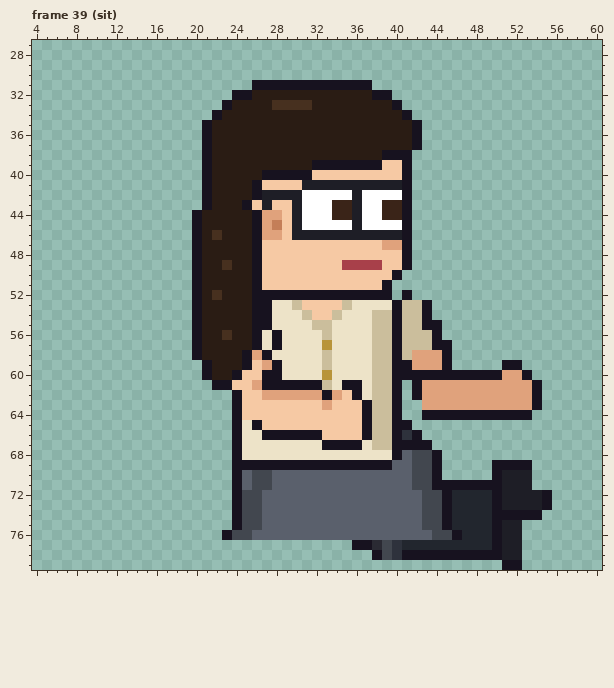
Pixel-art file, stored at sprites/clients/client_paralegal_right_anim.aseprite. Above, as it was before the edit.
64x80 pixels, 85 frames. Colours within 5 levels of each other are drawn and written as one. Shown: frame 39 (sit): x 4..60, y 27..79. The commit also changed other frames, which this record leaves out.
Now the later version:
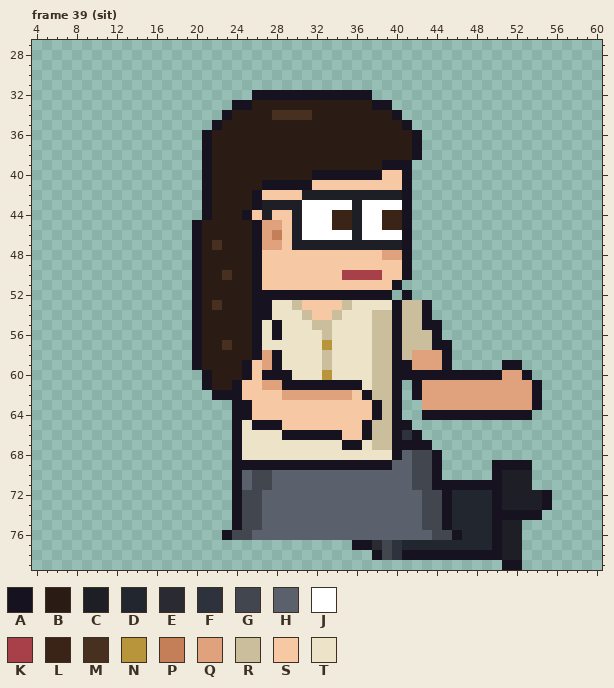
Palette (. is transparent): A #17121f  B #2a1c14  C #1e1e26  D #22262e  E #2a2a33  F #2e323c  G #42474f  H #5a606c  J #ffffff  K #a8404a  L #3a2418  M #47301f  N #b8943a  P #c47e58  Q #e0a27c  R #cbbe9c  S #f6c9a4  T #ede3c8
From old to new:
--- frame 39 (sit)
@@ x 18..44 @@
 30 ...........................
-31 ........AAAAAAAAAAAA.......
-32 ......AABBBBBBBBBBBBAA.....
-33 .....ABBBBMMMMBBBBBBBBA....
-34 ....ABBBBBBBBBBBBBBBBBBA...
-35 ...ABBBBBBBBBBBBBBBBBBBBA..
+31 ...........................
+32 ........AAAAAAAAAAAA.......
+33 ......AABBBBBBBBBBBBAA.....
+34 .....ABBBBMMMMBBBBBBBBA....
+35 ....ABBBBBBBBBBBBBBBBBBA...
 36 ...ABBBBBBBBBBBBBBBBBBBBA..
 37 ...ABBBBBBBBBBBBBBBBBBBBA..
-38 ...ABBBBBBBBBBBBBBBBBAAA...
-39 ...ABBBBBBBBBBAAAAAAASSA...
-40 ...ABBBBBAAAAASSSSSSSSSA...
-41 ...ABBBBASSSSCCCCCCCCCCA...
-42 ...ABBBBACCCCJJJJJCJJJJA...
-43 ...ABBBASCSSCJJJLLCJJLLA...
-44 ..ABBBBBAQQSCJJJLLCJJLLA...
-45 ..ABBBBBAQPSCJJJJJCJJJJA...
-46 ..ABMBBBAQQSCCCCCCCCCCCA...
-47 ..ABBBBBASSSSSSSSSSSSQQA...
-48 ..ABBBBBASSSSSSSSSSSSSSA...
-49 ..ABBMBBASSSSSSSSKKKKSSA...
-50 ..ABBBBBASSSSSSSSSSSSSA....
-51 ..ABBBBBASSSSSSSSSSSSA.....
-52 ..ABMBBBAAAAAAAAAAAAAA.A...
-53 ..ABBBBBAATTRSSSSRTTTTARRA.
+38 ...ABBBBBBBBBBBBBBBBBBBBA..
+39 ...ABBBBBBBBBBBBBBBBBAAA...
+40 ...ABBBBBBBBBBAAAAAAASSA...
+41 ...ABBBBBAAAAASSSSSSSSSA...
+42 ...ABBBBASSSSCCCCCCCCCCA...
+43 ...ABBBBACCCCJJJJJCJJJJA...
+44 ...ABBBASCSSCJJJLLCJJLLA...
+45 ..ABBBBBAQQSCJJJLLCJJLLA...
+46 ..ABBBBBAQPSCJJJJJCJJJJA...
+47 ..ABMBBBAQQSCCCCCCCCCCCA...
+48 ..ABBBBBASSSSSSSSSSSSQQA...
+49 ..ABBBBBASSSSSSSSSSSSSSA...
+50 ..ABBMBBASSSSSSSSKKKKSSA...
+51 ..ABBBBBASSSSSSSSSSSSSA....
+52 ..ABBBBBAAAAAAAAAAAAAA.A...
+53 ..ABMBBBAATTRSSSSRTTTTARRA.
 54 ..ABBBBBAATTTRSSRTTTRRARRA.
-55 ..ABBBBBAATTTTRRTTTTRRARRAA
-56 ..ABBMBBATATTTTRTTTTRRARRRA
-57 ..ABBBBBATATTTTNTTTTRRARRRA
-58 ..ABBBBAQATTTTTRTTTTRRARQQQ
-59 ...ABBBASQATTTTRTTTTRRAAQQQ
-60 ...ABBASSAATTTTNTTTTRRAAAAA
-61 ....AASSQAAAAAARTAATRRA.AQQ
-62 ......ASSQQQQQQAQSATRRA.AQQ
-63 ......ASSSSSSSSQSSSARRA..QQ
-64 ......ASSSSSSSSSSSSARRA..AA
-65 ......ATASSSSSSSSSSARRAA...
-66 ......ATTAAAAAASSSSARRAFA..
-67 ......ATTTTTTTTAAAATRRAAAA.
+55 ..ABBBBBATATTTRRTTTTRRARRAA
+56 ..ABBBBBATATTTTRTTTTRRARRRA
+57 ..ABBMBBATTTTTTNTTTTRRARRRA
+58 ..ABBBBBAQATTTTRTTTTRRARQQQ
+59 ..ABBBBASQATTTTRTTTTRRAAQQQ
+60 ...ABBBASAAATTTNTTTTRRAAAAA
+61 ...ABBASSQQAAAAAAAATRRA.AQQ
+62 ....AAASSSSQQQQQQQSARRA.AQQ
+63 ......AASSSSSSSSSSSSARA..QQ
+64 ......AASSSSSSSSSSSSARA..AA
+65 ......ATAAASSSSSSSSARRAA...
+66 ......ATTTTAAAAAASSARRAFA..
+67 ......ATTTTTTTTTTAATRRAAAA.
 68 ......ATTTTTTTTTTTTTTTAHGGA
Pixel boxes of the changes (left, top, right, bottom) in both pictures:
changed: (192, 80, 422, 450)
